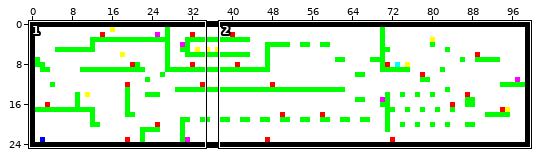
One commit to this sprite sheet: states/uranus.png. The first picture is a wide view before the edit; the outline marks the close-up.
Close-up. Before the commit:
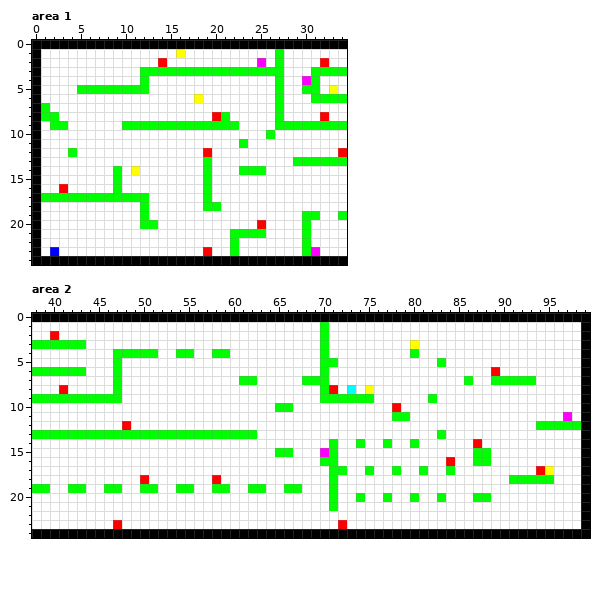
The file is 100x25 pixels. Shown: area 1: x 0..34, y 0..24; area 2: x 38..99, y 0..24.
After the commit:
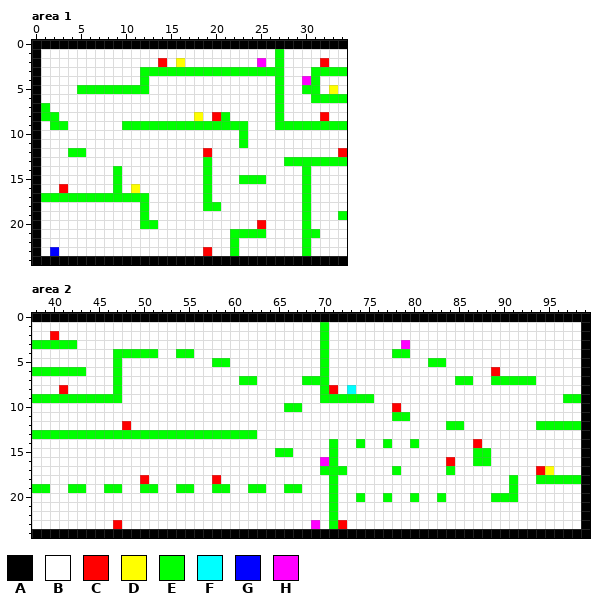
Palette (. is transparent): A #000000  B #ffffff  C #ff0000  D #ffff00  E #00ff00  F #00ffff  G #0000ff  H #ff00ff
Change:
Area 1:
y 1: x 16 D -> B
y 2: x 16 B -> D
y 6: x 18 D -> B
y 8: x 18 B -> D
y 9: x 23 B -> E
y 10: x 23 B -> E; x 26 E -> B
y 12: x 5 B -> E
y 13: x 28 B -> E
y 14: x 11 D -> B; x 23..25 EEE -> BBB; x 30 B -> E
y 15: x 23..25 BBB -> EEE; x 30 B -> E
y 16: x 11 B -> D; x 30 B -> E
y 17..18: x 30 B -> E
y 19: x 31 E -> B
y 21: x 31 B -> E
y 23: x 31 H -> B
Area 2:
y 3: x 43 E -> B; x 79..80 BD -> HB
y 4: x 58..59 EE -> BB; x 78..80 BBE -> EEB
y 5: x 58..59 BB -> EE; x 71 E -> B; x 82 B -> E
y 7: x 85 B -> E
y 8: x 75 D -> B
y 9: x 82 E -> B; x 97..98 BB -> EE
y 10: x 65 E -> B; x 67 B -> E
y 11: x 97 H -> B
y 12: x 84..85 BB -> EE
y 13: x 83 E -> B
y 15: x 70 H -> B
y 16: x 70 E -> H
y 17: x 70 B -> E; x 75 E -> B; x 81 E -> B
y 18: x 92..93 EE -> BB; x 96..98 BBB -> EEE
y 19: x 91 B -> E
y 20: x 87..91 EEBBB -> BBEEE
y 22: x 71 B -> E
y 23: x 69 B -> H; x 71 B -> E
